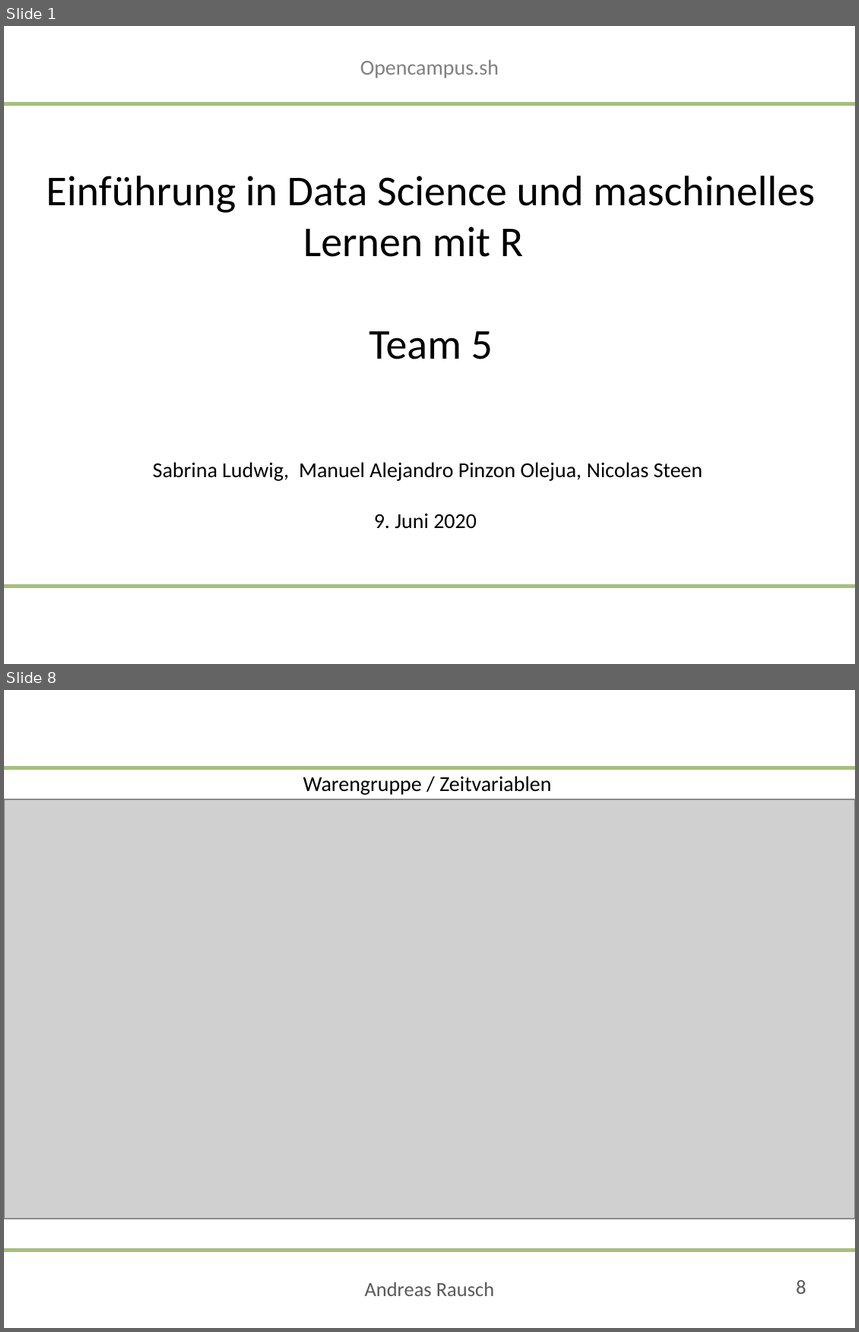
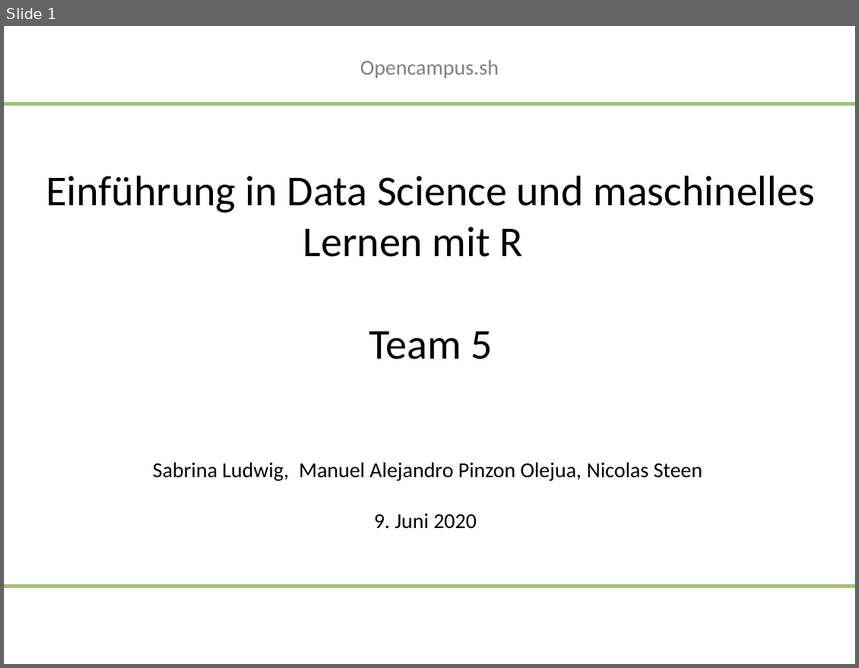
Before and after one commit to saludwig26/Data-science-Team-5-1, a slide deck: 09-06-2020-Präsentation_Team 5.pptx. Shown one above the other, each under a label of ours: slides 1 and 8 before the commit, slide 1 after it; the slides between them are not shown. The pictures are 859x1332 and 859x668 pixels, drawn with LibreOffice and Linux fonts; fonts in the diff are those of the drawing; grey boxes stand for pictures; background and template pictures are left out. Boxes give left, top, right and bottom in pixels: in the first picture for what was removed or moved away, otherwise in the second. Text is boxed around its words. In the diff, an @@ line names an element or a change of style, - is before the commit and + after.

```diff
--- a/09-06-2020-Präsentation_Team 5.pptx
+++ b/09-06-2020-Präsentation_Team 5.pptx
@@ slide 8 removed at (4,690,855,1328), background #FFFFFF; not listed: 2 template elements that a slide beside it also shows @@
@@ text removed at (303,776,551,795) @@
-Warengruppe / Zeitvariablen
@@ picture removed at (4,799,855,1220) @@
@@ text removed at (365,1282,494,1296) @@
-Andreas Rausch
@@ page number removed at (796,1281,806,1294) @@
-8
```
Also in this commit, not shown: 8 slides changed, 4 slides added, 7 other slides removed.
